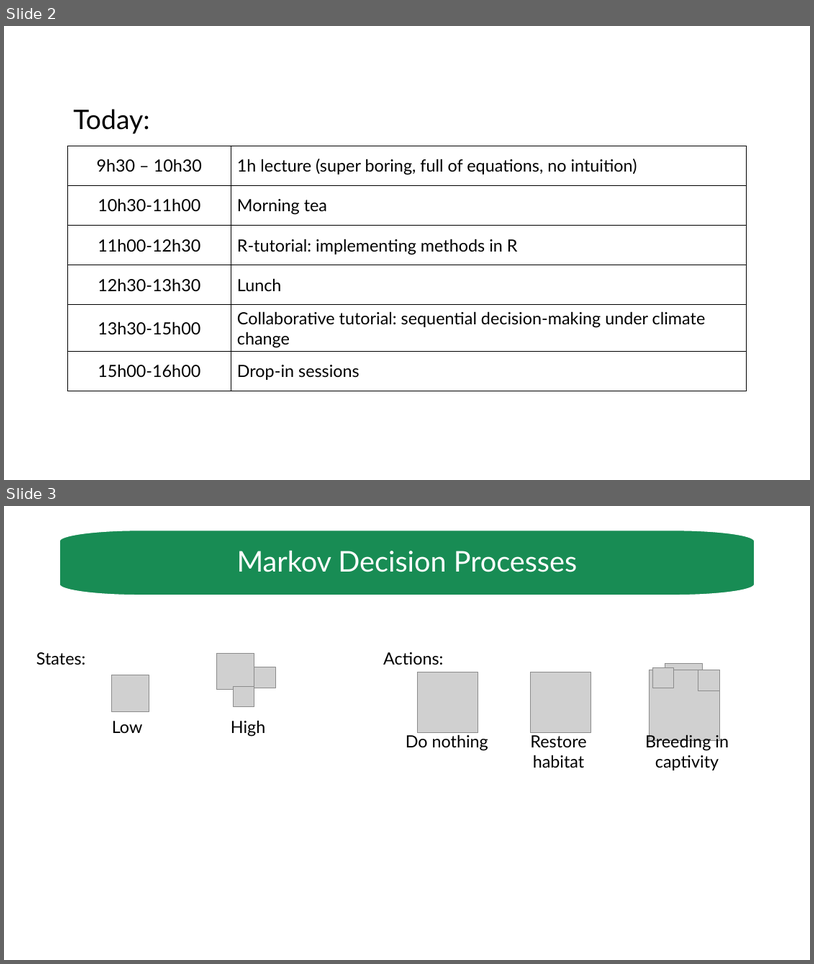
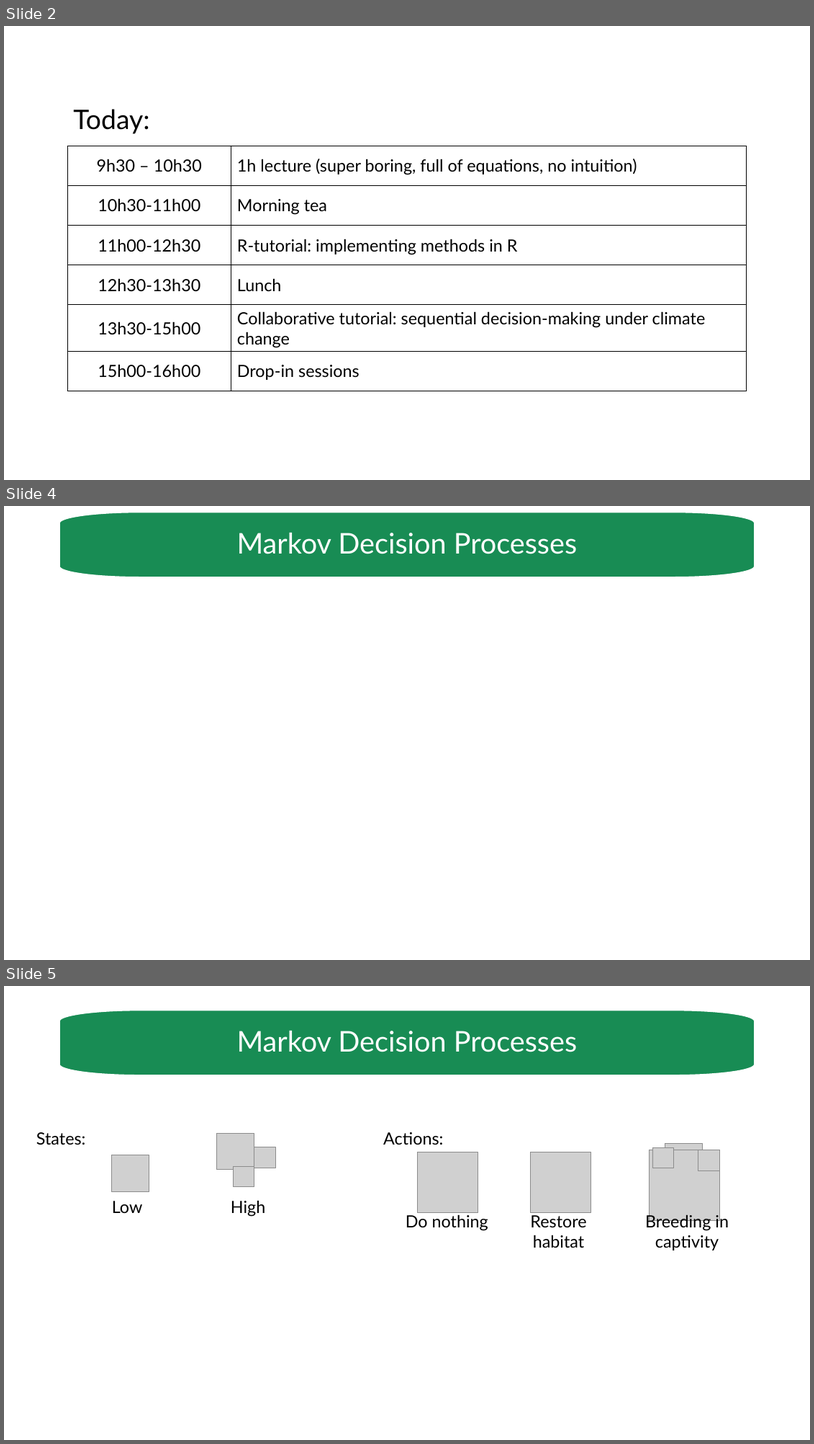
Before and after one commit to luzvpascal/MDPworkshop, a slide deck: slides/workshop-1.pptx. Shown one above the other, each under a label of ours: slides 2 and 3 before the commit, slides 2, 4 and 5 after it; the slides between them are not shown. The pictures are 814x964 and 814x1444 pixels, drawn with LibreOffice and Linux fonts; fonts in the diff are those of the drawing; grey boxes stand for pictures. Boxes give left, top, right and bottom in pixels: in the first picture for what was removed or moved away, otherwise in the second. Text is boxed around its words. In the diff, an @@ line names an element or a change of style, - is before the commit and + after.

```diff
--- a/slides/workshop-1.pptx
+++ b/slides/workshop-1.pptx
@@ slide 4 added at box(4, 506, 810, 960), background #FFFFFF @@
@@ freeform shape added at box(59, 512, 756, 577), fill #188C54, outline #FFFFFF 1.5 pt, 34 pt, text #FFFFFF @@
+Markov Decision Processes
@@ what was slide 3 is now slide 5 @@
```
Also in this commit, not shown: 1 slide changed, 1 other slide added, 4 other files.
